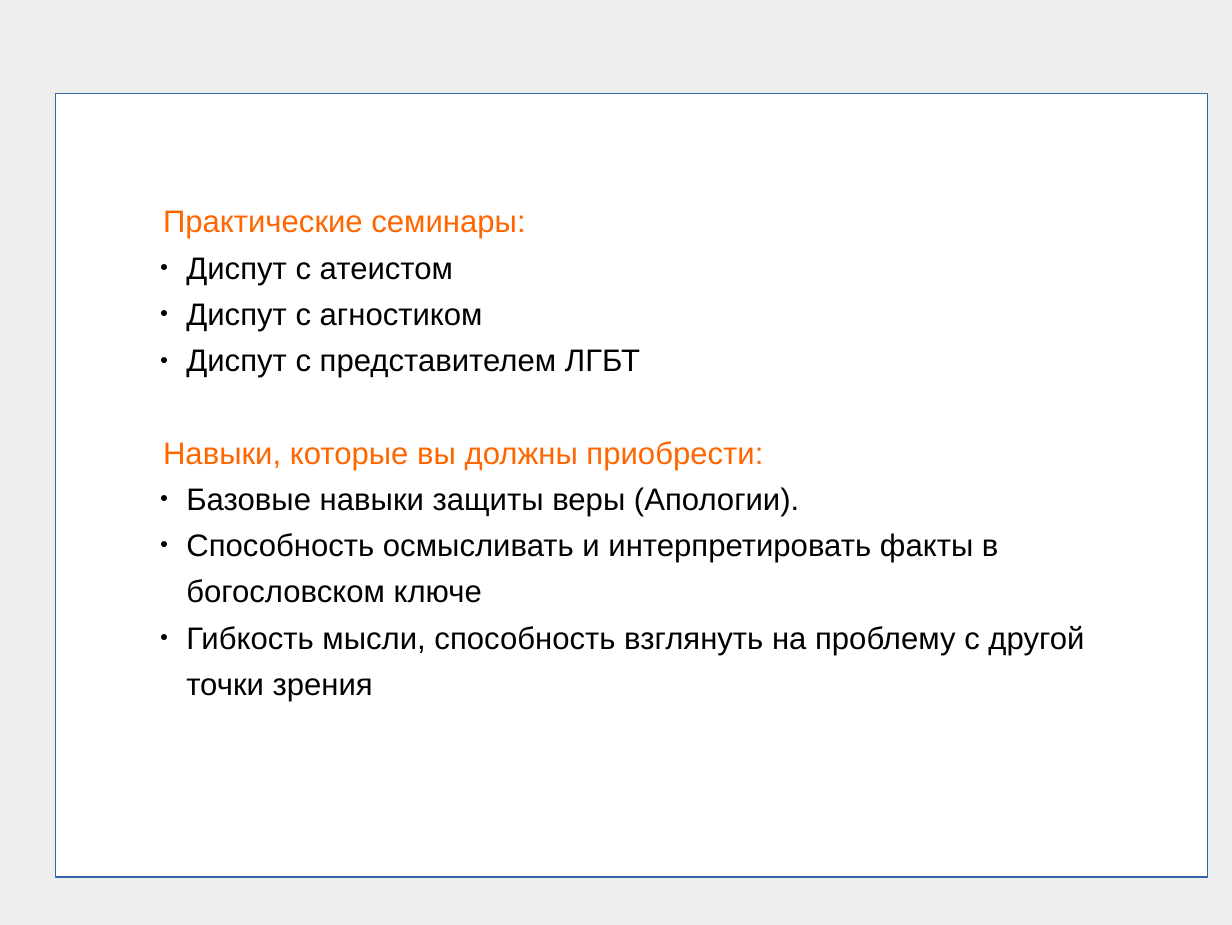
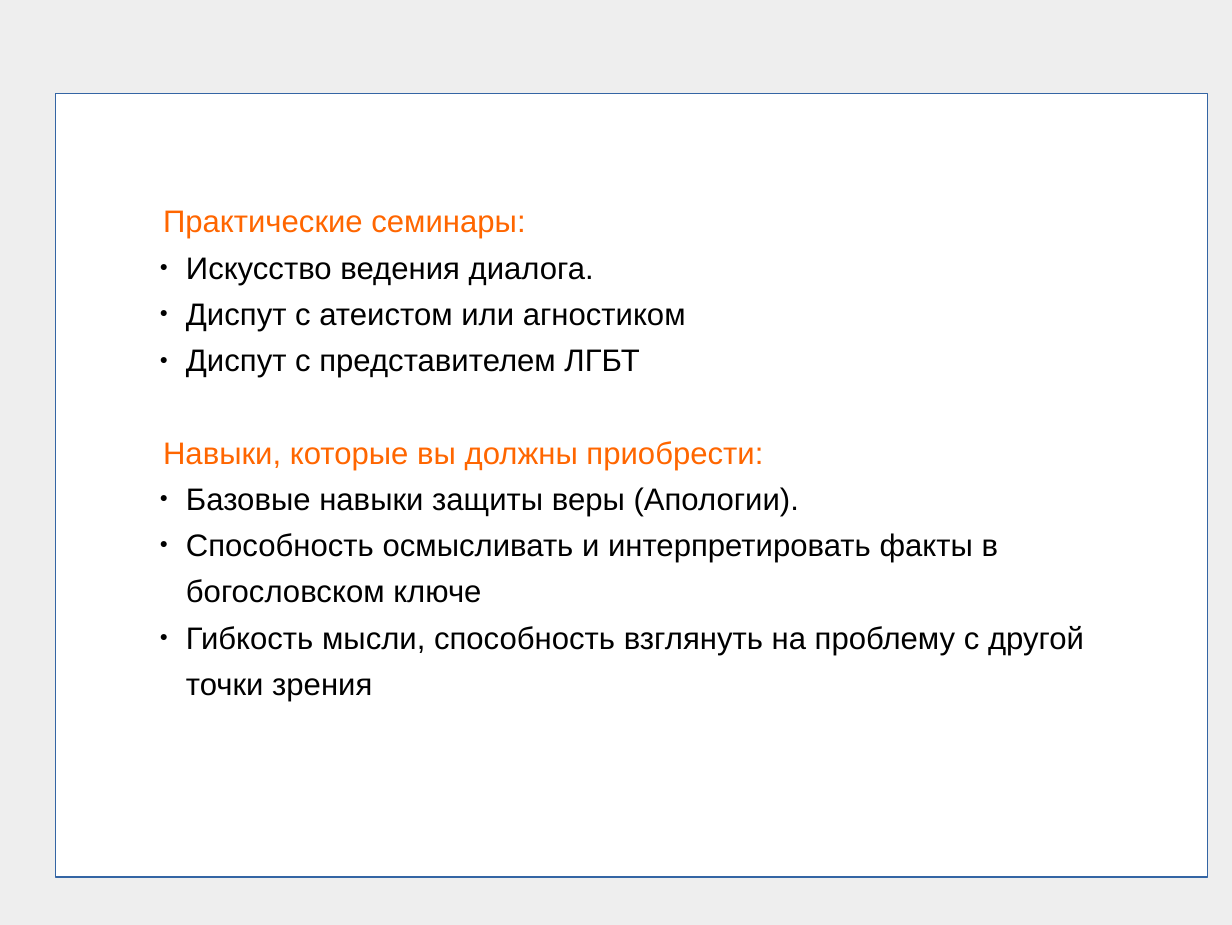
Before and after one commit to frpaul/ob, a slide deck: slide 6 of presentations/01_beginning_the_course_03.ppt (slide 7 before the commit). Drawn at 1232x925 pixels with LibreOffice and Linux fonts; fonts in the diff are those of the drawing. Boxes give left, top, right and bottom in pixels: in the first picture for what was removed or moved away, otherwise in the second. Text is boxed around its words. In the diff, an @@ line names an element or a change of style, - is before the commit and + after.

```diff
--- a/presentations/01_beginning_the_course_03.ppt
+++ b/presentations/01_beginning_the_course_03.ppt
@@ text at box(186, 257, 686, 331): text changed @@
-    ● Диспут с атеистом
-    ● Диспут с агностиком
+    ● Искусство ведения диалога.
+    ● Диспут с атеистом или агностиком
@@ text at box(186, 349, 1084, 701): indent changed @@
```
Also in this commit, not shown: 7 other slides changed, 1 slide added, 2 slides removed, 17 other files.
